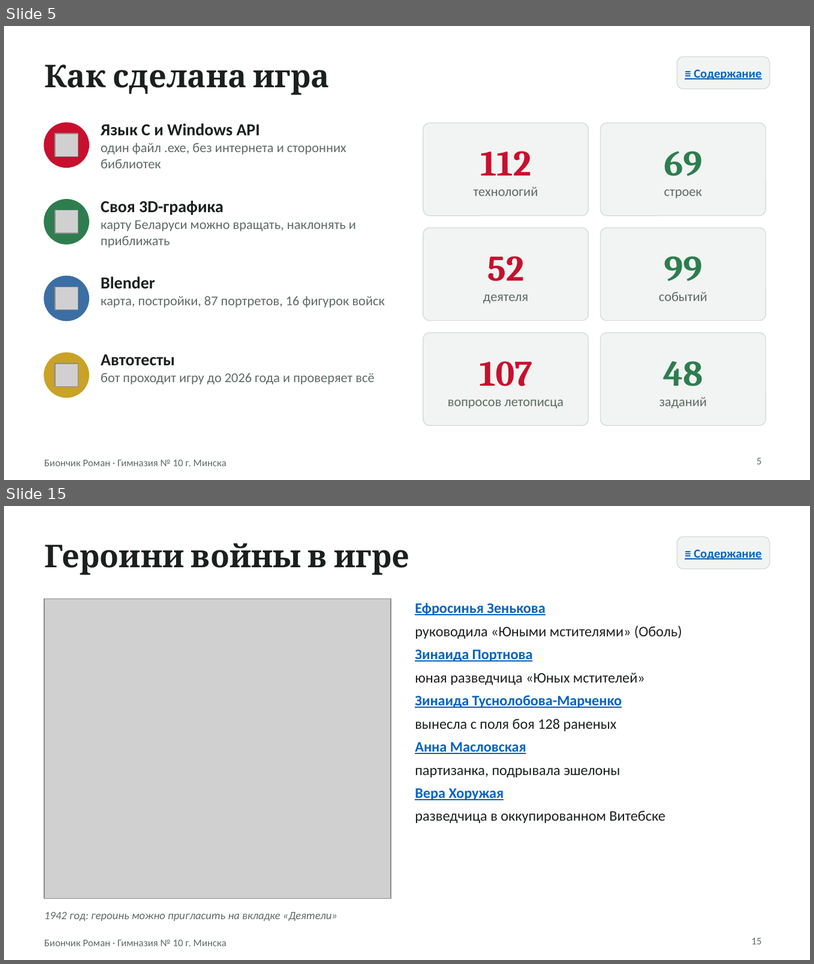
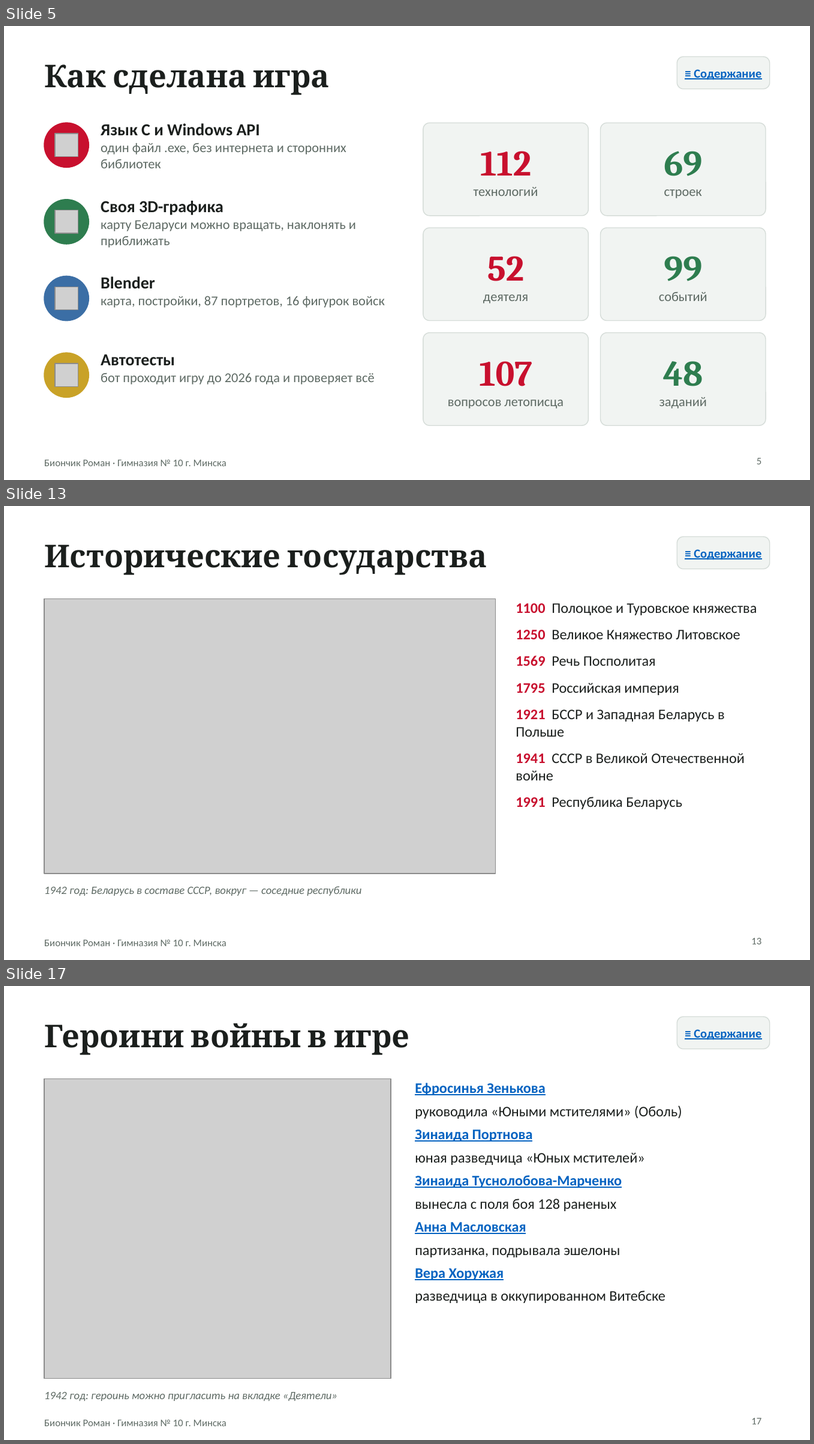
Before and after one commit to rteaminfo1-source/xy-, a slide deck: belarus-game/docs/Презентация - Судьба Республики Беларусь.pptx. Shown one above the other, each under a label of ours: slides 5 and 15 before the commit, slides 5, 13 and 17 after it; the slides between them are not shown. The pictures are 814x964 and 814x1444 pixels, drawn with LibreOffice and Linux fonts; fonts in the diff are those of the drawing; grey boxes stand for pictures. Boxes give left, top, right and bottom in pixels: in the first picture for what was removed or moved away, otherwise in the second. Text is boxed around its words. In the diff, an @@ line names an element or a change of style, - is before the commit and + after.

```diff
--- a/belarus-game/docs/Презентация - Судьба Республики Беларусь.pptx
+++ b/belarus-game/docs/Презентация - Судьба Республики Беларусь.pptx
@@ slide 13 added at <box>4,506,810,960</box>, background #FFFFFF; not listed: 1 template element that a slide beside it also shows @@
@@ rounded rectangle added at <box>677,537,770,569</box>, fill #F1F4F2, outline #D5DCD8 0.75 pt @@
@@ title added at <box>44,544,488,575</box>, 28 pt, text #1B1F1D, bold @@
+Исторические государства
@@ text added at <box>694,549,762,560</box>, 11 pt, text #0563C1, bold, underline @@
+≡ Содержание
@@ picture added at <box>44,599,496,873</box> @@
@@ text added at <box>516,603,757,809</box>, 13 pt, text #1B1F1D @@
+1100 Полоцкое и Туровское княжества
+1250 Великое Княжество Литовское
+1569 Речь Посполитая
+1795 Российская империя
+1921 БССР и Западная Беларусь в Польше
+1941 СССР в Великой Отечественной войне
+1991 Республика Беларусь
@@ text added at <box>44,886,362,895</box>, 10 pt, text #5E6A64, italic @@
+1942 год: Беларусь в составе СССР, вокруг — соседние республики
@@ page number added at <box>752,937,762,944</box>, 9 pt, text #5E6A64 @@
+13
@@ what was slide 15 is now slide 17 @@
@@ page number at <box>752,1417,762,1424</box>: text changed @@
-15
+17
```
Also in this commit, not shown: 4 slides changed, 1 other slide added, 1 other file.
